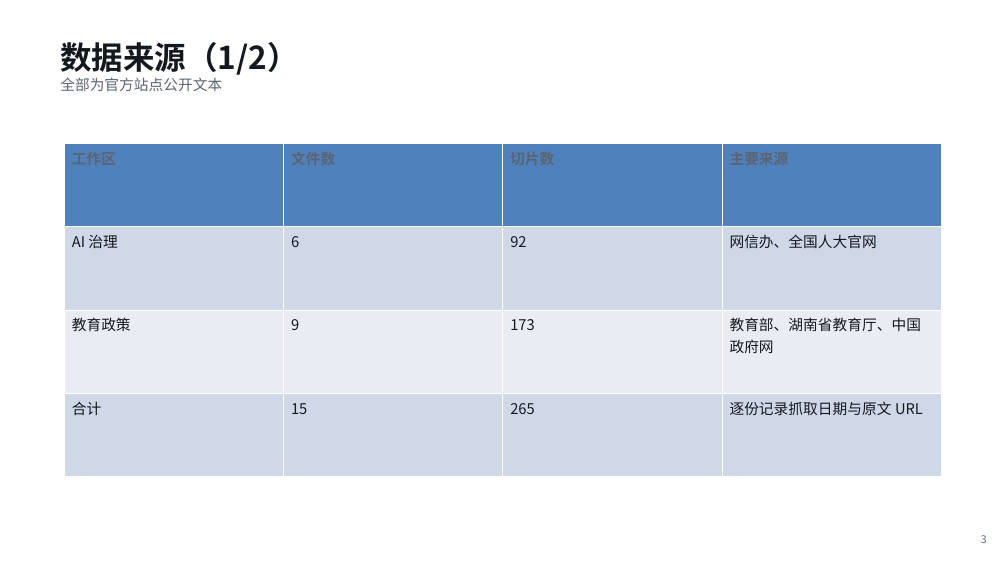
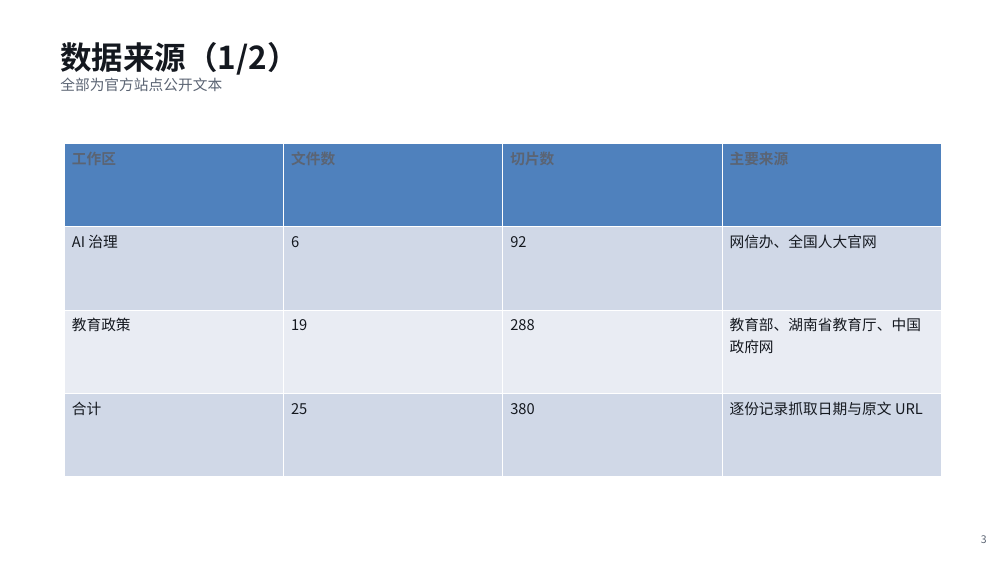
Before and after one commit to zyyqp-bot/jiuwenswarm-agent, a slide deck: slide 3 of docs/submission/【教育-重庆邮电大学-赵乙亦-证据工作台】.pptx. Drawn at 1008x567 pixels with LibreOffice and Linux fonts; fonts in the diff are those of the drawing. Boxes give left, top, right and bottom in pixels: in the first picture for what was removed or moved away, otherwise in the second. Text is boxed around its words. In the diff, an @@ line names an element or a change of style, - is before the commit and + after.

```diff
--- a/docs/submission/【教育-重庆邮电大学-赵乙亦-证据工作台】.pptx
+++ b/docs/submission/【教育-重庆邮电大学-赵乙亦-证据工作台】.pptx
@@ table at (64, 144, 941, 476) @@
-row 3, column 2: 9
+row 3, column 2: 19
-row 3, column 3: 173
+row 3, column 3: 288
-row 4, column 2: 15
+row 4, column 2: 25
-row 4, column 3: 265
+row 4, column 3: 380
```
Also in this commit, not shown: 2 other slides changed, 19 other files.
